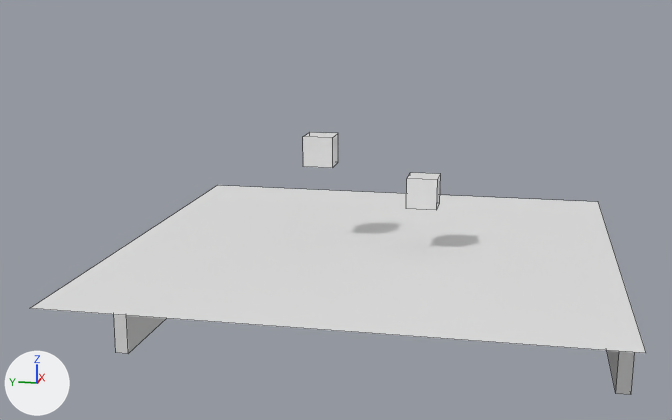
Two versions of the Blender file Lib_Assets.blend, one commit apart.
Both versions are drawn from a 50 mm lens placed at (-59.6, -9.7, 17.2), pointed at (-0.7, 2.1, 2.5). The lights are fixed; the arrows at lower left show +X, +Y and +Z. Mesh edges are drawn as thin lines. The same objects are shown in both versions, whatever each file hides.

Objects in the first picture: 'Cube.003', 'chao', 'player', 'porta_entre', 'porta_saida'.
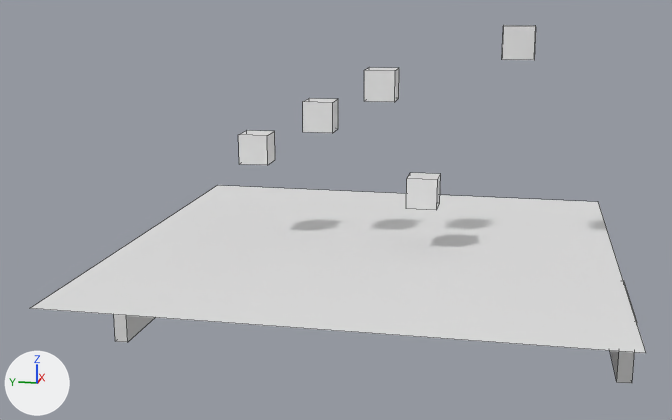
Where the change shows, as pixel boxes (x1, y1, x2, y2) in the pictures (672 x 420 px):
'Cube.003', moved: before (303, 132, 338, 168); after (303, 98, 338, 133)
'porta_saida', moved: before (114, 315, 166, 354); after (114, 315, 155, 342)
'Cube.001', added: after (238, 130, 275, 165)
'Cube.002', added: after (364, 67, 399, 102)
'Cube.004', added: after (502, 25, 536, 60)
'porta_entre', moved: before (607, 350, 635, 395); after (610, 282, 637, 383)

What changed in the scene script:
```text
Change ob_cube_003:
    ob_cube_003.location: (0.87, 3.48, 6.2) -> (0.87, 3.48, 8.52)
Change ob_porta_entre:
    ob_porta_entre.location: (0.0, -16.59, -5.526) -> (0.0, -16.59, -4.774)
Change ob_porta_saida:
    ob_porta_saida.location: (0.0, 16.4, -6.538) -> (0.0, 16.4, -5.719)
Add ob_cube_001:
    ob_cube_001 = bpy.data.objects.new('Cube.001', me_cube_003.copy())  # the mesh of ob_player
    ob_cube_001.location = (0.87, 7.93, 6.2)
Add ob_cube_002:
    ob_cube_002 = bpy.data.objects.new('Cube.002', me_cube_003.copy())  # the mesh of ob_player
    ob_cube_002.location = (0.87, -0.61, 10.66)
Add ob_cube_004:
    ob_cube_004 = bpy.data.objects.new('Cube.004', me_cube_003.copy())  # the mesh of ob_player
    ob_cube_004.location = (0.87, -9.27, 13.47)
```
